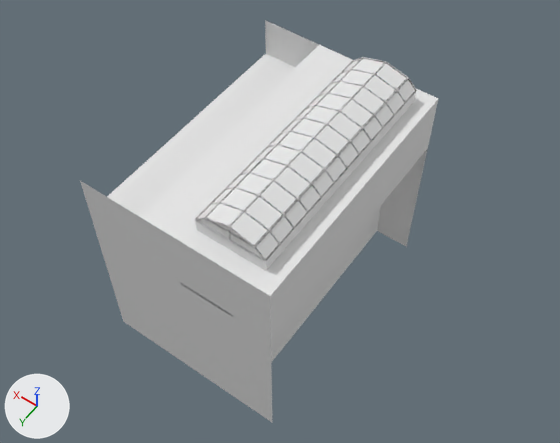
One commit to the FBX model Projects/Games/BackRoom/BackRoom_03.fbx: the scene before it, then after it.
Both versions are drawn from a 50 mm lens placed at (-77.4, 116.5, 169.9), pointed at (4.8, 1.4, -11.0). Arrows for +X, +Y and +Z are at lower left; the lights stay in place. The picture after the commit comes second. Where no turn or scale is listed for an object, it has been applied to the vertices.

Before the edit, the objects in view are built like this:
```python
me_cylinder_009 = bpy.data.meshes.new('Cylinder.009')
me_cylinder_009.from_pydata(...)  # 1294 vertices, 1056 faces; spans x -34.5..25.5, y -10.0..70.0, z -53.5..25.8
ob_cylinder_009 = bpy.data.objects.new('Cylinder.009', me_cylinder_009)
ob_cylinder_009.location = (14.5, -30.0, 3.5)
```
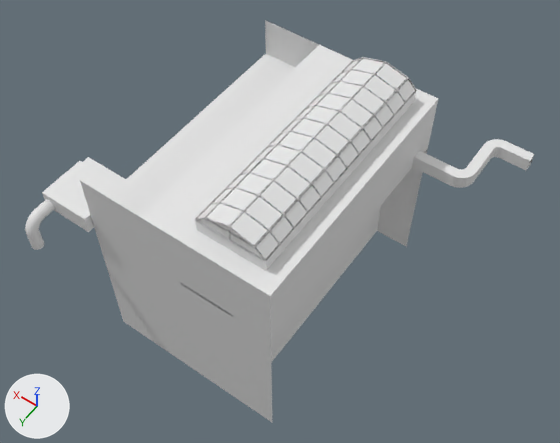
Diff of the bpy script that builds the scene:
```diff
--- a/Projects/Games/BackRoom/BackRoom_03.fbx.py
+++ b/Projects/Games/BackRoom/BackRoom_03.fbx.py
@@ me_cylinder_004 @@
+me_cylinder_004.from_pydata(...)  # 115 vertices, 99 faces; spans x -0.2..16.5, y -40.0..42.0, z -3.5..3.5
@@ me_cube_001 @@
+me_cube_001.from_pydata(...)  # 120 vertices, 116 faces; spans x -27.8..0.0, y -19.6..1.6, z -2.1..2.1
@@ me_cylinder_014 @@
+me_cylinder_014.from_pydata(...)  # 640 vertices, 640 faces; spans x -1.8..1.8, y -1.73..9.74, z -10.11..1.8
@@ ob_cylinder_003 @@
+ob_cylinder_003 = bpy.data.objects.new('Cylinder.003', me_cylinder_004)
+ob_cylinder_003.location = (40.0, 0.0, 3.5)
@@ ob_cube_001 @@
+ob_cube_001 = bpy.data.objects.new('Cube.001', me_cube_001)
+ob_cube_001.location = (-20.0, -31.9, 2.6)
@@ ob_cylinder_004 @@
+ob_cylinder_004 = bpy.data.objects.new('Cylinder.004', me_cylinder_014)
+ob_cylinder_004.location = (54.5, 42.1, 2.0)
```

Boxes (x1, y1, x2, y2) around the edits, measured in the pictures (560 x 443 px):
'Cylinder.003', added
    after: (42, 157, 126, 232)
'Cube.001', added
    after: (412, 139, 534, 188)
'Cylinder.004', added
    after: (25, 199, 55, 250)
